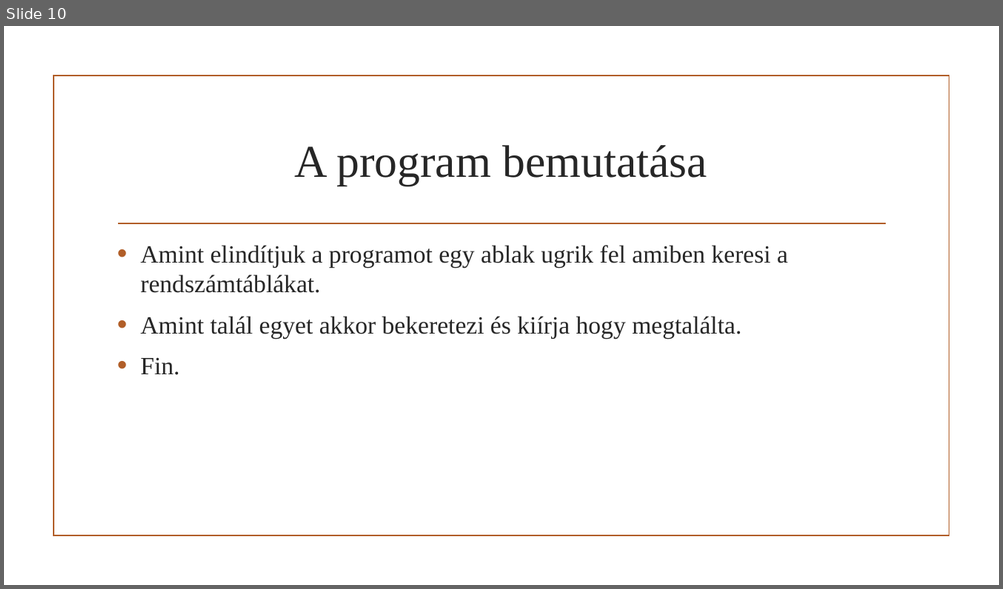
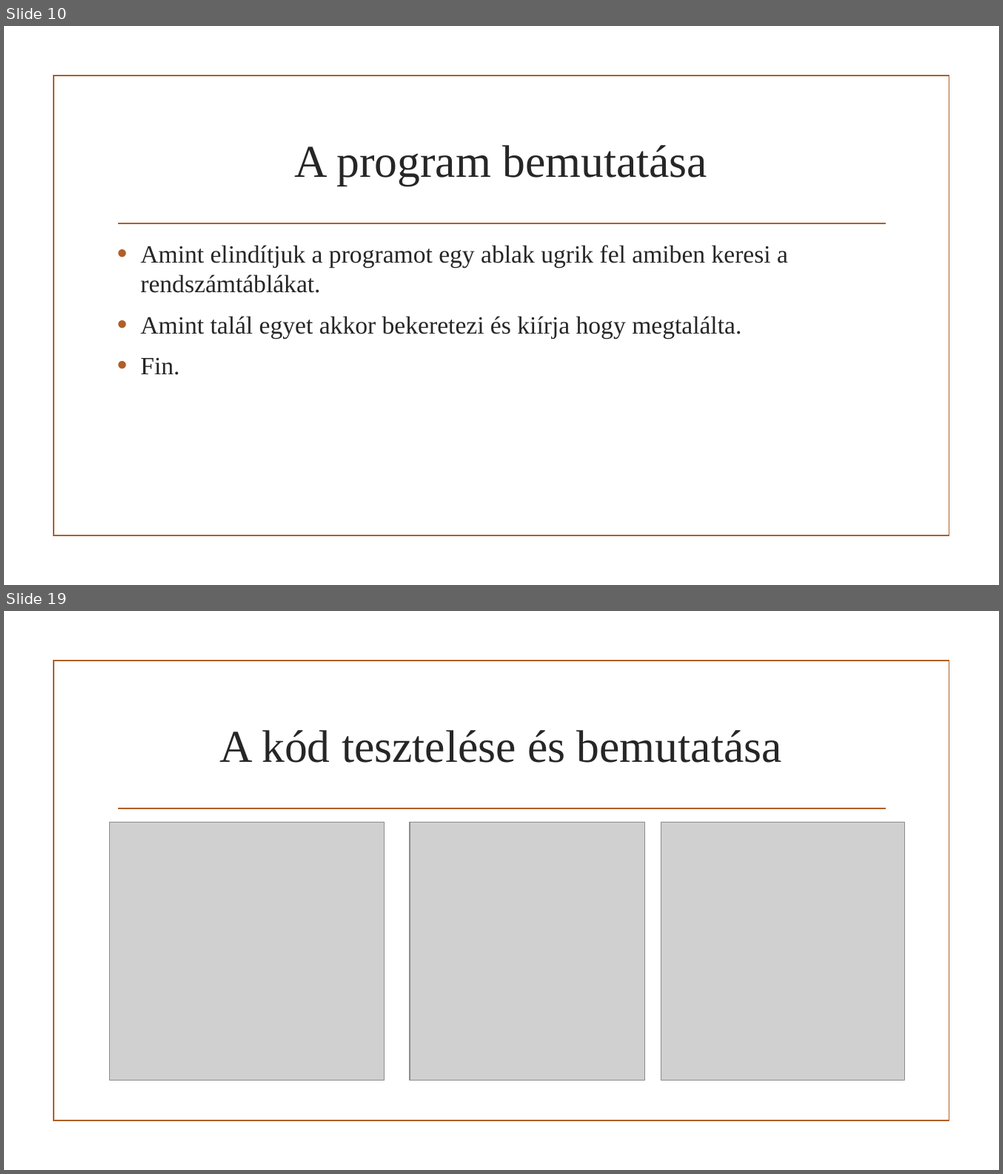
Before and after one commit to MolnarMark-HUN/Project, a slide deck: Projekt prezi.pptx. Shown one above the other, each under a label of ours: slide 10 before the commit, slides 10 and 19 after it; the slides between them are not shown. The pictures are 1003x589 and 1003x1174 pixels, drawn with LibreOffice and Linux fonts; fonts in the diff are those of the drawing; grey boxes stand for pictures; background and template pictures are left out. Boxes give left, top, right and bottom in pixels: in the first picture for what was removed or moved away, otherwise in the second. Text is boxed around its words. In the diff, an @@ line names an element or a change of style, - is before the commit and + after.

```diff
--- a/Projekt prezi.pptx
+++ b/Projekt prezi.pptx
@@ slide 19 added at [4, 611, 999, 1170], background picture (left out); not listed: 2 template elements that a slide beside it also shows @@
@@ title added at [220, 730, 782, 763], 44 pt, text #262626 @@
+A kód tesztelése és bemutatása
@@ picture added at [110, 822, 384, 1080] @@
@@ picture added at [410, 822, 645, 1080] @@
@@ picture added at [661, 822, 905, 1080] @@
```
Also in this commit, not shown: 7 slides changed, 8 other slides added.
